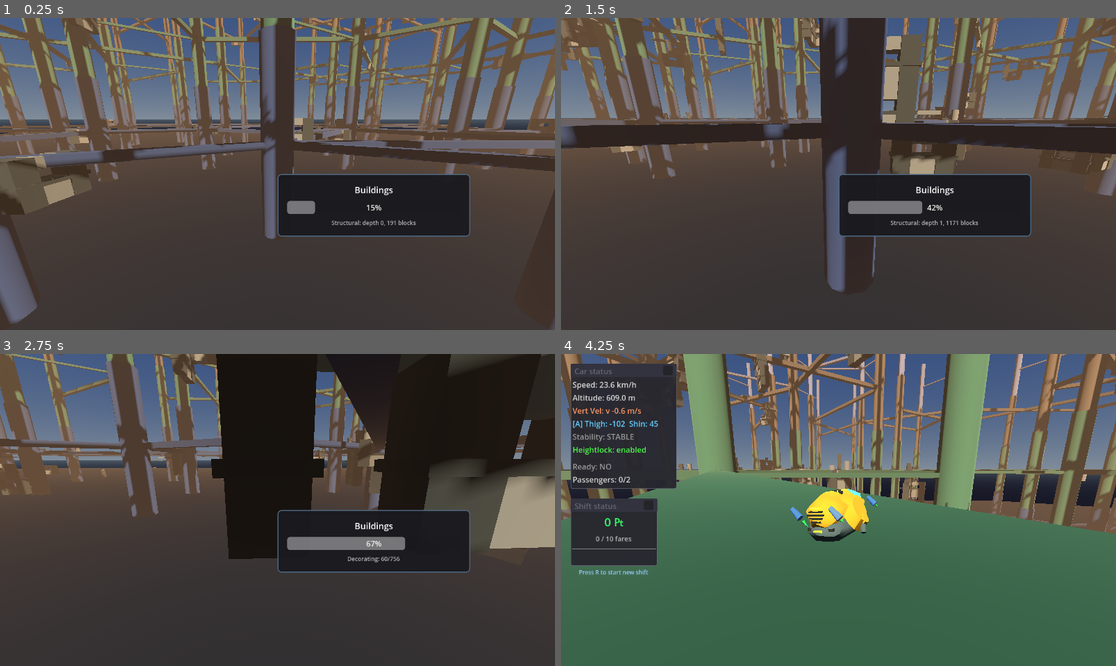
Above: before the commit, frames 1-4 (two rows, left to right).
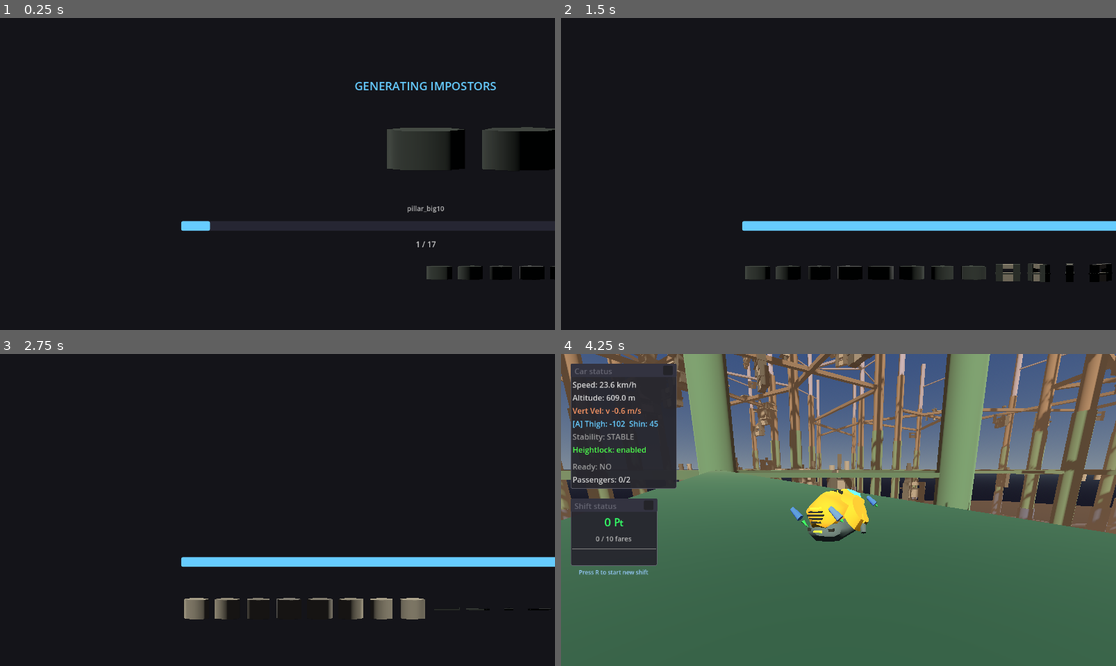
Above: after the commit, the same moments.

Repository: TaxiService/fcar
Game: Godot game, scene res://city/city_test.tscn
Same seed, same stepped clock (60 frames per second), same inputs: the game is played once before the commit and once after it.
Inputs (mouse positions are in pixels of both pictures, inside the frame that each line leads up to):
- Up to frame 1 (0.25 s): no input
- Up to frame 2 (1.5 s): tap Enter at 0.5 s; move the mouse to (866, 174) at 0.52 s; hold W (forward) from 0.53 s (still down); tap R (confirm) at 0.6 s; click (866, 174) at 0.67 s; tap Space (jump) at 0.77 s; move the mouse to (810, 174) at 1.27 s; tap C (crouch) at 1.35 s
- Up to frame 3 (2.75 s): keep holding W (forward); tap Space (jump) at 1.52 s; move the mouse to (288, 503) at 2.02 s; tap V (toggle_auto_hover) at 2.1 s
- Up to frame 4 (4.25 s): move the mouse to (832, 516) at 2.77 s; tap F (toggle_control_lock) at 2.85 s; click (832, 516) at 2.92 s; tap Space (jump) at 3.02, 3.77 s; move the mouse to (1005, 556) at 3.52 s; release W (forward) at 3.53 s; hold A (strafe_left) from 3.53 s (still down); hold Ctrl from 3.53 s (still down)

The runs differ from the first frame. In frame 1, 93% of the frame differs, in the area x 0-100%, y 0-100%; in frame 2, 89%; in frame 3, 72%; in frame 4, 0.7%.

Commit message:
further refined impostor system

Diff:
--- a/city/BuildingImpostorGenerator.gd
+++ b/city/BuildingImpostorGenerator.gd
@@ -5,7 +5,7 @@
 extends Node
 
 signal generation_started(block_count: int)
-signal generation_progress(current: int, block_name: String)
+signal generation_progress(current: int, block_name: String, preview_texture: ImageTexture)
 signal generation_complete(impostor_data: Dictionary)
 
 # Render settings
@@ -20,21 +20,26 @@
 var _camera: Camera3D
 var _light: DirectionalLight3D
 var _block_container: Node3D
+var _is_setup: bool = false
 
 # Generated data: { "block_path": { "texture": ImageTexture, "size": Vector3 } }
 var impostor_data: Dictionary = {}
 
 
 func _ready():
-	_setup_render_viewport()
+	# Defer setup to avoid issues with viewport in _ready
+	call_deferred("_setup_render_viewport")
 
 
 func _setup_render_viewport():
+	if _is_setup:
+		return
+
 	# Create SubViewport for offscreen rendering
 	_viewport = SubViewport.new()
 	_viewport.size = Vector2i(sprite_size, sprite_size)
 	_viewport.transparent_bg = true
-	_viewport.render_target_update_mode = SubViewport.UPDATE_ONCE
+	_viewport.render_target_update_mode = SubViewport.UPDATE_DISABLED
 	_viewport.own_world_3d = true  # Isolated rendering
 	add_child(_viewport)
 
@@ -49,9 +54,22 @@
 	_light.light_energy = 1.2
 	_viewport.add_child(_light)
 
+	# Ambient light for softer shadows
+	var env = Environment.new()
+	env.ambient_light_source = Environment.AMBIENT_SOURCE_COLOR
+	env.ambient_light_color = Color(0.3, 0.3, 0.35)
+	env.ambient_light_energy = 0.5
+
+	var world_env = WorldEnvironment.new()
+	world_env.environment = env
+	_viewport.add_child(world_env)
+
 	# Container for the block being rendered
 	_block_container = Node3D.new()
 	_viewport.add_child(_block_container)
+
+	_is_setup = true
+	print("BuildingImpostorGenerator: Render viewport ready")
 
 
 func generate_impostors_for_library(block_scenes: Array[PackedScene]) -> Dictionary:
@@ -59,6 +77,11 @@
 	Generate impostor sprite sheets for all block types.
 	Returns dictionary mapping block path to impostor data.
 	"""
+	# Ensure viewport is set up
+	if not _is_setup:
+		_setup_render_viewport()
+		await get_tree().process_frame
+
 	impostor_data.clear()
 
 	generation_started.emit(block_scenes.size())
@@ -68,13 +91,15 @@
 		var scene = block_scenes[i]
 		var path = scene.resource_path
 
-		generation_progress.emit(i, path.get_file())
-
 		var data = await _generate_impostor_for_block(scene)
-		if data:
+		if data and data.has("texture"):
 			impostor_data[path] = data
-
-		# Yield to prevent freezing
+			# Emit progress with the generated texture for preview
+			generation_progress.emit(i + 1, path.get_file(), data.texture)
+		else:
+			generation_progress.emit(i + 1, path.get_file(), null)
+
+		# Yield to prevent freezing and allow UI update
 		await get_tree().process_frame
 
 	print("BuildingImpostorGenerator: Generated %d impostor sheets" % impostor_data.size())
@@ -94,13 +119,21 @@
 	# Clear previous and add new
 	for child in _block_container.get_children():
 		child.queue_free()
+
+	await get_tree().process_frame  # Let queue_free process
+
 	_block_container.add_child(instance)
 
-	# Wait a frame for the instance to be ready
+	# Wait for the instance to be ready and meshes to load
+	await get_tree().process_frame
 	await get_tree().process_frame
 
 	# Calculate block bounds
 	var aabb = _get_node_aabb(instance)
+	if aabb.size == Vector3.ZERO:
+		instance.queue_free()
+		return {}
+
 	var block_size = aabb.size
 	var block_center = aabb.position + block_size / 2.0
 
@@ -131,6 +164,8 @@
 
 		# Render
 		_viewport.render_target_update_mode = SubViewport.UPDATE_ONCE
+
+		# Wait for render to complete
 		await RenderingServer.frame_post_draw
 
 		# Capture
@@ -182,10 +217,6 @@
 				else:
 					combined = combined.merge(world_aabb)
 
-	if first:
-		# No meshes found, return default
-		combined = AABB(Vector3(-1, -1, -1), Vector3(2, 2, 2))
-
 	return combined
 
 
--- a/city/BuildingLODManager.gd
+++ b/city/BuildingLODManager.gd
@@ -11,6 +11,7 @@
 @export var hysteresis: float = 50.0  # Prevents rapid switching at boundary
 @export var update_interval: float = 0.5  # How often to check distances
 @export var batch_size: int = 50  # How many blocks to process per update
+@export var auto_find_camera: bool = true  # Automatically find camera if not set
 
 # Impostor data (from BuildingImpostorGenerator)
 var impostor_data: Dictionary = {}  # block_path -> {texture, size, angle_count}
@@ -23,6 +24,7 @@
 var _current_batch_index: int = 0
 var _camera: Camera3D
 var _impostor_container: Node3D
+var _enabled: bool = true
 
 # Stats
 var _stats = {
@@ -41,11 +43,24 @@
 
 
 func _process(delta: float):
+	if not _enabled:
+		return
+
+	# Auto-find camera if needed
+	if not _camera and auto_find_camera:
+		_try_find_camera()
+
 	_update_timer += delta
 
 	if _update_timer >= update_interval:
 		_update_timer = 0.0
 		_process_lod_batch()
+
+
+func _try_find_camera():
+	_camera = get_viewport().get_camera_3d()
+	if _camera:
+		print("BuildingLODManager: Auto-found camera: %s" % _camera.name)
 
 
 func set_impostor_data(data: Dictionary):
@@ -226,3 +241,22 @@
 	print("  Showing 3D: %d" % _stats.showing_3d)
 	print("  Showing impostor: %d" % _stats.showing_impostor)
 	print("  Last update: %.2f ms" % _stats.last_update_ms)
+
+
+func set_enabled(enabled: bool):
+	"""Enable or disable LOD switching."""
+	_enabled = enabled
+	if not enabled:
+		# When disabling, show all 3D blocks
+		for entry in _tracked_blocks:
+			if entry.is_impostor and is_instance_valid(entry.block):
+				_switch_lod(entry, false)
+
+
+func is_enabled() -> bool:
+	return _enabled
+
+
+func set_impostor_distance(distance: float):
+	"""Update the distance threshold for impostor switching."""
+	impostor_distance = distance
--- a/city/city_test.tscn
+++ b/city/city_test.tscn
@@ -7,6 +7,7 @@
 [ext_resource type="Script" uid="uid://5vjnpmiwnolm" path="res://city/VisibilityManager.gd" id="5_yage8"]
 [ext_resource type="Script" uid="uid://tpanuk0qx6yu" path="res://city/BuildingLODManager.gd" id="6_05jo7"]
 [ext_resource type="Script" uid="uid://inwuan5ora6n" path="res://city/BuildingImpostorGenerator.gd" id="7_nix7l"]
+[ext_resource type="Script" uid="uid://7xu3fgcqlm5x" path="res://city/LODIntegration.gd" id="8_nix7l"]
 
 [sub_resource type="ProceduralSkyMaterial" id="ProceduralSkyMaterial_sky"]
 sky_top_color = Color(0.2, 0.3, 0.5, 1)
@@ -69,11 +70,18 @@
 
 [node name="VisibilityManager" type="Node" parent="."]
 script = ExtResource("5_yage8")
-max_visibility_distance = 1500.0
+max_visibility_distance = 2000.0
 
 [node name="LODManager" type="Node" parent="VisibilityManager"]
 script = ExtResource("6_05jo7")
-impostor_distance = 1000.0
+impostor_distance = 1500.0
 
 [node name="ImpostorGenerator" type="Node" parent="VisibilityManager"]
 script = ExtResource("7_nix7l")
+render_scale = 0.8
+
+[node name="LODIntegration" type="Node" parent="VisibilityManager"]
+script = ExtResource("8_nix7l")
+city_generator_path = NodePath("../../CityGenerator")
+impostor_generator_path = NodePath("../ImpostorGenerator")
+lod_manager_path = NodePath("../LODManager")
--- /dev/null
+++ b/ui/ImpostorLoadingScreen.gd
@@ -0,0 +1,220 @@
+# ImpostorLoadingScreen.gd
+# A cool loading screen that shows impostor sprites being generated
+# Attach to a CanvasLayer node
+class_name ImpostorLoadingScreen
+extends CanvasLayer
+
+signal loading_complete
+
+# UI Elements
+var _background: ColorRect
+var _title_label: Label
+var _progress_label: Label
+var _block_name_label: Label
+var _sprite_display: TextureRect
+var _sprite_container: Control
+var _progress_bar: ProgressBar
+var _recent_sprites: Array[TextureRect] = []
+
+# Settings
+@export var background_color: Color = Color(0.08, 0.08, 0.1, 1.0)
+@export var accent_color: Color = Color(0.4, 0.8, 1.0)
+@export var max_recent_sprites: int = 8  # Show last N generated sprites
+@export var sprite_display_size: float = 196.0  # Main sprite preview size
+@export var recent_sprite_size: float = 64.0  # Small sprite strip size
+
+var _total_blocks: int = 0
+var _current_block: int = 0
+
+
+func _ready():
+	layer = 200  # Above everything
+	_build_ui()
+	hide_screen()
+
+
+func _build_ui():
+	# Full screen dark background
+	_background = ColorRect.new()
+	_background.name = "Background"
+	_background.color = background_color
+	_background.set_anchors_and_offsets_preset(Control.PRESET_FULL_RECT)
+	add_child(_background)
+
+	# Main container
+	var main_container = VBoxContainer.new()
+	main_container.name = "MainContainer"
+	main_container.set_anchors_preset(Control.PRESET_CENTER)
+	main_container.anchor_left = 0.5
+	main_container.anchor_right = 0.5
+	main_container.anchor_top = 0.5
+	main_container.anchor_bottom = 0.5
+	main_container.offset_left = -200
+	main_container.offset_right = 200
+	main_container.offset_top = -200
+	main_container.offset_bottom = 200
+	main_container.add_theme_constant_override("separation", 16)
+	add_child(main_container)
+
+	# Title
+	_title_label = Label.new()
+	_title_label.text = "GENERATING IMPOSTORS"
+	_title_label.add_theme_font_size_override("font_size", 24)
+	_title_label.add_theme_color_override("font_color", accent_color)
+	_title_label.horizontal_alignment = HORIZONTAL_ALIGNMENT_CENTER
+	main_container.add_child(_title_label)
+
+	# Sprite display container (centered)
+	_sprite_container = Control.new()
+	_sprite_container.custom_minimum_size = Vector2(sprite_display_size, sprite_display_size)
+	main_container.add_child(_sprite_container)
+
+	# Main sprite display (shows current block from all angles)
+	_sprite_display = TextureRect.new()
+	_sprite_display.name = "SpriteDisplay"
+	_sprite_display.expand_mode = TextureRect.EXPAND_FIT_WIDTH_PROPORTIONAL
+	_sprite_display.stretch_mode = TextureRect.STRETCH_KEEP_ASPECT_CENTERED
+	_sprite_display.custom_minimum_size = Vector2(sprite_display_size, sprite_display_size)
+	_sprite_display.set_anchors_preset(Control.PRESET_CENTER)
+	_sprite_display.position = Vector2(-sprite_display_size / 2, -sprite_display_size / 2)
+	_sprite_display.size = Vector2(sprite_display_size, sprite_display_size)
+	_sprite_container.add_child(_sprite_display)
+
+	# Block name label
+	_block_name_label = Label.new()
+	_block_name_label.text = "..."
+	_block_name_label.add_theme_font_size_override("font_size", 14)
+	_block_name_label.add_theme_color_override("font_color", Color(0.7, 0.7, 0.7))
+	_block_name_label.horizontal_alignment = HORIZONTAL_ALIGNMENT_CENTER
+	main_container.add_child(_block_name_label)
+
+	# Progress bar
+	_progress_bar = ProgressBar.new()
+	_progress_bar.custom_minimum_size = Vector2(300, 20)
+	_progress_bar.min_value = 0
+	_progress_bar.max_value = 100
+	_progress_bar.value = 0
+	_progress_bar.show_percentage = false
+
+	# Style the progress bar
+	var bar_bg = StyleBoxFlat.new()
+	bar_bg.bg_color = Color(0.15, 0.15, 0.2)
+	bar_bg.set_corner_radius_all(4)
+	_progress_bar.add_theme_stylebox_override("background", bar_bg)
+
+	var bar_fill = StyleBoxFlat.new()
+	bar_fill.bg_color = accent_color
+	bar_fill.set_corner_radius_all(4)
+	_progress_bar.add_theme_stylebox_override("fill", bar_fill)
+
+	main_container.add_child(_progress_bar)
+
+	# Progress text
+	_progress_label = Label.new()
+	_progress_label.text = "0 / 0"
+	_progress_label.add_theme_font_size_override("font_size", 16)
+	_progress_label.add_theme_color_override("font_color", Color(0.8, 0.8, 0.8))
+	_progress_label.horizontal_alignment = HORIZONTAL_ALIGNMENT_CENTER
+	main_container.add_child(_progress_label)
+
+	# Recent sprites strip (shows last N generated)
+	var recent_container = HBoxContainer.new()
+	recent_container.name = "RecentSprites"
+	recent_container.add_theme_constant_override("separation", 8)
+	recent_container.alignment = BoxContainer.ALIGNMENT_CENTER
+	main_container.add_child(recent_container)
+
+	for i in range(max_recent_sprites):
+		var recent_sprite = TextureRect.new()
+		recent_sprite.custom_minimum_size = Vector2(recent_sprite_size, recent_sprite_size)
+		recent_sprite.expand_mode = TextureRect.EXPAND_FIT_WIDTH_PROPORTIONAL
+		recent_sprite.stretch_mode = TextureRect.STRETCH_KEEP_ASPECT_CENTERED
+		recent_sprite.modulate = Color(1, 1, 1, 0.3)  # Dim until used
+		recent_container.add_child(recent_sprite)
+		_recent_sprites.append(recent_sprite)
+
+
+func show_screen():
+	visible = true
+	_progress_bar.value = 0
+	_progress_label.text = "Preparing..."
+	_block_name_label.text = "..."
+	_sprite_display.texture = null
+
+	# Clear recent sprites
+	for sprite in _recent_sprites:
+		sprite.texture = null
+		sprite.modulate = Color(1, 1, 1, 0.3)
+
+
+func hide_screen():
+	visible = false
+
+
+func set_total_blocks(count: int):
+	_total_blocks = count
+	_current_block = 0
+	_progress_bar.max_value = count
+	_progress_label.text = "0 / %d" % count
+
+
+func update_progress(current: int, block_name: String, texture: ImageTexture):
+	_current_block = current
+
+	# Update progress bar
+	_progress_bar.value = current
+	_progress_label.text = "%d / %d" % [current, _total_blocks]
+
+	# Update block name (trim path, show just filename without extension)
+	var display_name = block_name.get_basename() if block_name else "..."
+	_block_name_label.text = display_name
+
+	# Update main sprite display
+	if texture:
+		_sprite_display.texture = texture
+
+		# Shift recent sprites and add new one
+		_shift_recent_sprites(texture)
+
+
+func _shift_recent_sprites(new_texture: ImageTexture):
+	# Shift all sprites to the left
+	for i in range(_recent_sprites.size() - 1):
+		_recent_sprites[i].texture = _recent_sprites[i + 1].texture
+		_recent_sprites[i].modulate = _recent_sprites[i + 1].modulate
+
+	# Add new texture at the end
+	var last_idx = _recent_sprites.size() - 1
+	_recent_sprites[last_idx].texture = new_texture
+	_recent_sprites[last_idx].modulate = Color(1, 1, 1, 1.0)  # Full brightness
+
+
+func finish_loading():
+	_progress_label.text = "Complete!"
+	_block_name_label.text = "All impostors generated"
+
+	# Brief delay before hiding
+	await get_tree().create_timer(0.5).timeout
+
+	loading_complete.emit()
+	hide_screen()
+
+
+# Connect to BuildingImpostorGenerator
+func connect_to_generator(generator: BuildingImpostorGenerator):
+	generator.generation_started.connect(_on_generation_started)
+	generator.generation_progress.connect(_on_generation_progress)
+	generator.generation_complete.connect(_on_generation_complete)
+
+
+func _on_generation_started(block_count: int):
+	show_screen()
+	set_total_blocks(block_count)
+
+
+func _on_generation_progress(current: int, block_name: String, texture: ImageTexture):
+	update_progress(current, block_name, texture)
+
+
+func _on_generation_complete(_impostor_data: Dictionary):
+	finish_loading()
Not shown, added: city/LODIntegration.gd.uid
Not shown: 1 places in city/city_test.tscn that only renumber resources
Not shown, added: ui/ImpostorLoadingScreen.gd.uid
